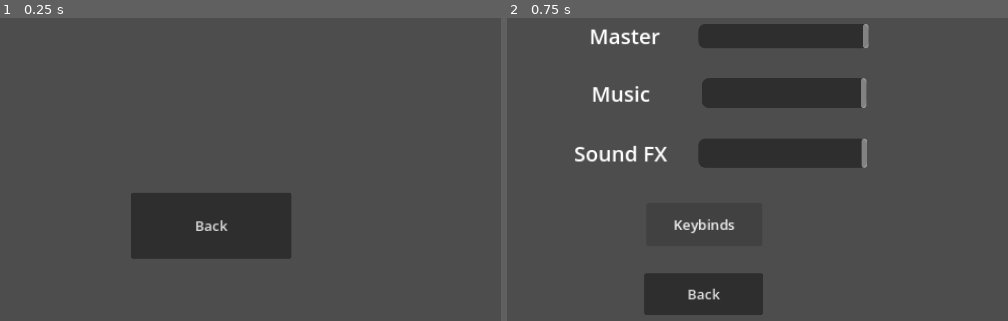
Above: before the commit, frames 1-2 (left to right).
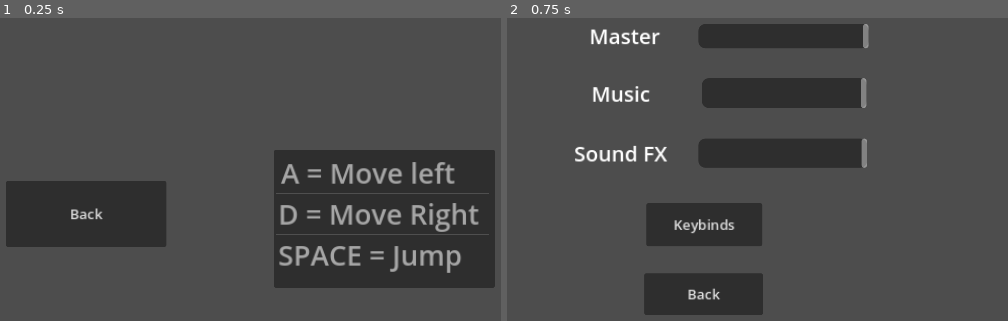
Above: after the commit, the same moments.

Repository: rickvl05/uva-pswe-D
Game: Godot game, scene res://scenes/keybinds.tscn
Same seed, same stepped clock (60 frames per second), same inputs: the game is played once before the commit and once after it. This scene is started directly instead of the project's main scene.
Inputs:
- Up to frame 1 (0.25 s): no input
- Up to frame 2 (0.75 s): click "Back" at 0.5 s

The runs differ from the first frame. In frame 1, 29% of the frame differs, in the area x 1-99%, y 43-90%; in frame 2, less than 0.1%.

Commit message:
keybinds added

Diff:
--- a/scenes/keybinds.tscn
+++ b/scenes/keybinds.tscn
@@ -1,16 +1,30 @@
-[gd_scene load_steps=2 format=3 uid="uid://cce2dbb4n3obw"]
+[gd_scene load_steps=3 format=3 uid="uid://cce2dbb4n3obw"]
 
 [ext_resource type="Script" path="res://keybinds.gd" id="1_kopfe"]
+
+[sub_resource type="ViewportTexture" id="ViewportTexture_cailc"]
 
 [node name="keybinds" type="Node2D"]
 script = ExtResource("1_kopfe")
 
 [node name="Button" type="Button" parent="."]
-offset_left = 455.0
-offset_top = 279.0
-offset_right = 686.0
-offset_bottom = 374.0
+offset_left = 275.0
+offset_top = 262.0
+offset_right = 506.0
+offset_bottom = 357.0
 theme_override_font_sizes/font_size = 20
 text = "Back"
 
+[node name="ItemList" type="ItemList" parent="."]
+offset_left = 661.0
+offset_top = 217.0
+offset_right = 979.0
+offset_bottom = 416.0
+theme_override_font_sizes/font_size = 40
+item_count = 3
+item_0/text = "A = Move left"
+item_0/icon = SubResource("ViewportTexture_cailc")
+item_1/text = "D = Move Right"
+item_2/text = "SPACE = Jump"
+
 [connection signal="pressed" from="Button" to="." method="_on_button_pressed"]
--- a/ui-menu/keybinds.tscn
+++ /dev/null
@@ -1,19 +0,0 @@
-[gd_scene load_steps=3 format=3 uid="uid://cmd76sfs42e4u"]
-
-[ext_resource type="Script" path="res://keybinds.gd" id="1_v7wc2"]
-[ext_resource type="PackedScene" uid="uid://fcia2gf4idsv" path="res://parallax_layer.tscn" id="2_poiq2"]
-
-[node name="keybinds" type="Node2D"]
-script = ExtResource("1_v7wc2")
-
-[node name="BG" parent="." instance=ExtResource("2_poiq2")]
-
-[node name="Button" type="Button" parent="BG"]
-offset_left = 498.0
-offset_top = 244.0
-offset_right = 877.0
-offset_bottom = 364.0
-theme_override_font_sizes/font_size = 30
-text = "Back"
-
-[connection signal="pressed" from="BG/Button" to="." method="_on_button_pressed"]
--- a/ui-menu/level_editor.tscn
+++ /dev/null
@@ -1,61 +0,0 @@
-[gd_scene load_steps=3 format=3 uid="uid://dpad5jhiifg7s"]
-
-[ext_resource type="PackedScene" uid="uid://fcia2gf4idsv" path="res://parallax_layer.tscn" id="1_1npva"]
-[ext_resource type="Script" path="res://level_editor.gd" id="1_c0eva"]
-
-[node name="Level Editor" type="Node2D"]
-script = ExtResource("1_c0eva")
-
-[node name="Sound FX" type="TextEdit" parent="."]
-offset_left = 436.0
-offset_top = 176.0
-offset_right = 588.0
-offset_bottom = 229.0
-theme_override_font_sizes/font_size = 30
-text = "Sound FX"
-
-[node name="HScrollBar" type="HScrollBar" parent="."]
-offset_left = 622.0
-offset_top = 98.0
-offset_right = 843.0
-offset_bottom = 146.0
-value = 100.0
-
-[node name="HScrollBar2" type="HScrollBar" parent="."]
-offset_left = 621.0
-offset_top = 179.0
-offset_right = 840.0
-offset_bottom = 227.0
-value = 100.0
-
-[node name="Music" type="TextEdit" parent="."]
-offset_left = 465.0
-offset_top = 97.0
-offset_right = 569.0
-offset_bottom = 149.0
-theme_override_font_sizes/font_size = 30
-text = "Music
-"
-placeholder_text = "Sound"
-
-[node name="Back" type="Button" parent="."]
-offset_left = 527.0
-offset_top = 371.0
-offset_right = 715.0
-offset_bottom = 444.0
-theme_override_font_sizes/font_size = 30
-text = "Back"
-
-[node name="keybinds" type="Button" parent="."]
-offset_left = 528.0
-offset_top = 263.0
-offset_right = 712.0
-offset_bottom = 334.0
-theme_override_font_sizes/font_size = 30
-text = "keybinds"
-
-[node name="BG" parent="." instance=ExtResource("1_1npva")]
-
-[connection signal="value_changed" from="HScrollBar" to="." method="_on_h_scroll_bar_value_changed"]
-[connection signal="pressed" from="Back" to="." method="_on_back_pressed"]
-[connection signal="pressed" from="keybinds" to="." method="_on_keybinds_pressed"]
--- a/ui-menu/parallax_layer.tscn
+++ /dev/null
@@ -1,54 +0,0 @@
-[gd_scene load_steps=5 format=3 uid="uid://fcia2gf4idsv"]
-
-[ext_resource type="Script" path="res://BG.gd" id="1_wkh0f"]
-[ext_resource type="Texture2D" path="res://Border and Panels Menu Part 2/pixelback.jpg" id="2_vd55s"]
-[ext_resource type="Texture2D" path="res://Border and Panels Menu Part 2/mountain-pixel-vector-illustration-of-beautiful-landscape-of-mountain-png.webp" id="3_vd6ia"]
-[ext_resource type="Texture2D" path="res://Border and Panels Menu Part 2/b0e1yo5etyv61.png" id="4_eqsxe"]
-
-[node name="BG" type="ParallaxBackground"]
-script = ExtResource("1_wkh0f")
-
-[node name="ParallaxLayer" type="ParallaxLayer" parent="."]
-motion_mirroring = Vector2(1151, 0)
-
-[node name="Pixelback" type="Sprite2D" parent="ParallaxLayer"]
-position = Vector2(574, 327.5)
-scale = Vector2(1.70294, 1.80278)
-texture = ExtResource("2_vd55s")
-
-[node name="ParallaxLayer2" type="ParallaxLayer" parent="."]
-motion_scale = Vector2(0.5, 0.5)
-motion_mirroring = Vector2(1288, 0)
-
-[node name="Mountain-pixel-vector-illustration-of-beautiful-landscape-of-mountain-png" type="Sprite2D" parent="ParallaxLayer2"]
-position = Vector2(316, 452)
-scale = Vector2(0.35026, 0.202604)
-texture = ExtResource("3_vd6ia")
-
-[node name="Mountain-pixel-vector-illustration-of-beautiful-landscape-of-mountain-png2" type="Sprite2D" parent="ParallaxLayer2"]
-position = Vector2(967, 452)
-scale = Vector2(0.344922, 0.199219)
-texture = ExtResource("3_vd6ia")
-
-[node name="ParallaxLayer3" type="ParallaxLayer" parent="."]
-motion_mirroring = Vector2(1154, 0)
-
-[node name="B0e1Yo5Etyv61" type="Sprite2D" parent="ParallaxLayer3"]
-position = Vector2(48.5, 486)
-scale = Vector2(0.12625, 0.0910714)
-texture = ExtResource("4_eqsxe")
-
-[node name="B0e1Yo5Etyv62" type="Sprite2D" parent="ParallaxLayer3"]
-position = Vector2(1034, 483)
-scale = Vector2(0.12625, 0.0910714)
-texture = ExtResource("4_eqsxe")
-
-[node name="B0e1Yo5Etyv63" type="Sprite2D" parent="ParallaxLayer3"]
-position = Vector2(852, 478)
-scale = Vector2(0.12625, 0.0910714)
-texture = ExtResource("4_eqsxe")
-
-[node name="B0e1Yo5Etyv64" type="Sprite2D" parent="ParallaxLayer3"]
-position = Vector2(511, 481)
-scale = Vector2(0.12625, 0.0910714)
-texture = ExtResource("4_eqsxe")
--- a/ui-menu/world.tscn
+++ /dev/null
@@ -1,15 +0,0 @@
-[gd_scene load_steps=2 format=3 uid="uid://blqne8qx6r7uh"]
-
-[ext_resource type="Script" path="res://world.gd" id="1_rb6xo"]
-
-[node name="World" type="Node2D"]
-script = ExtResource("1_rb6xo")
-
-[node name="Button" type="Button" parent="."]
-offset_left = 456.0
-offset_top = 236.0
-offset_right = 711.0
-offset_bottom = 381.0
-text = "Game Finished!"
-
-[connection signal="pressed" from="Button" to="." method="_on_button_pressed"]
